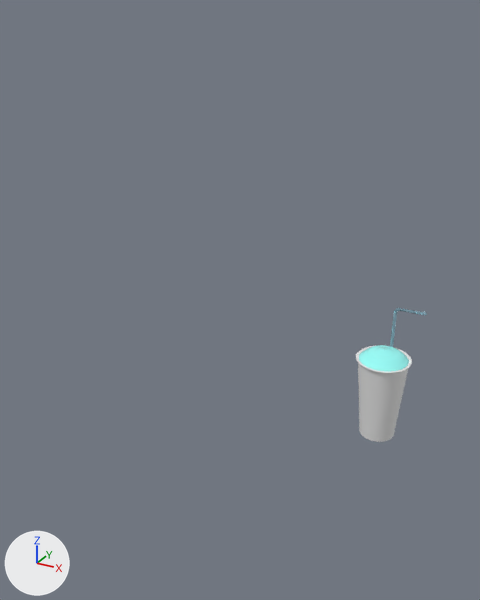
Before and after pictures for a commit that changed the FBX model Assets/Monster/Slush.fbx.
One viewpoint serves both versions: a camera (50 mm lens) standing at (0.884, -1.357, 1.449) and looking at (0.025, 0.204, 0.669). The axes (+X, +Y, +Z) are drawn at lower left. The lights are the same throughout.
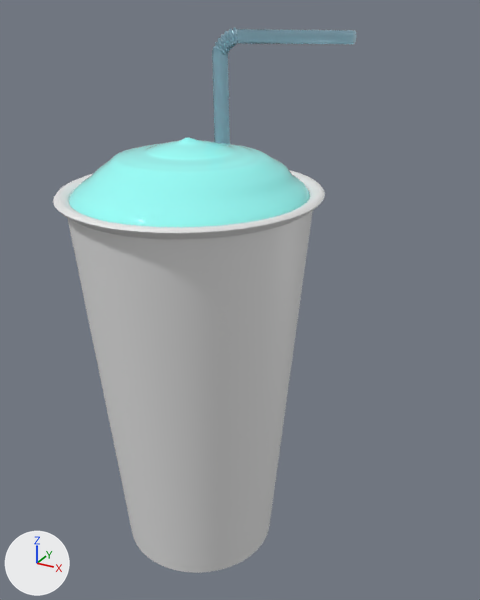
Patch to the scene script:
```diff
--- a/Assets/Monster/Slush.fbx.py
+++ b/Assets/Monster/Slush.fbx.py
@@ ob_cylinder003 @@
 ob_cylinder003 = bpy.data.objects.new('Cylinder003', me_mesh_001)
-ob_cylinder003.location = (0.327, 0.711, 0.031)
-ob_cylinder003.scale = (0.0256, 0.0256, 0.00113)
+ob_cylinder003.location = (-0.001, 0.0, 0.099)
+ob_cylinder003.scale = (0.0857, 0.0857, 0.00378)
@@ ob_cylinder002 @@
 ob_cylinder002 = bpy.data.objects.new('Cylinder002', me_mesh)
-ob_cylinder002.location = (0.327, 0.711, 0.002)
+ob_cylinder002.location = (0.0, 0.0, 0.001)
 ob_cylinder002.rotation_euler = (-0.00106, 0.0, 0.0)  # degrees (-0.1, 0, 0)
-ob_cylinder002.scale = (0.0247, 0.0247, 0.0254)
+ob_cylinder002.scale = (0.0828, 0.0828, 0.0851)
@@ ob_cylinder004 @@
 ob_cylinder004 = bpy.data.objects.new('Cylinder004', me_mesh_002)
-ob_cylinder004.location = (0.332, 0.777, 0.249)
-ob_cylinder004.rotation_euler = (-0.22, -1.18, 0.31)  # degrees (-13, -68, 18)
-ob_cylinder004.scale = (0.0517, 0.0429, 0.0455)
+ob_cylinder004.location = (0.004, 0.146, 0.63)
+ob_cylinder004.rotation_euler = (-0.22, -1.18, 0.92)  # degrees (-13, -68, 53)
+ob_cylinder004.scale = (0.173, 0.144, 0.152)
```

Changed parts and their boxes (x1, y1, x2, y2) in the pictures (480 x 600 px):
'Cylinder002', moved, rescaled (379% wider, 316% taller)
    before: (356, 346, 412, 442)
    after: (53, 170, 325, 573)
'Cylinder003', moved, rescaled
    before: (359, 345, 409, 371)
    after: (69, 137, 310, 227)
'Cylinder004', moved, turned, rescaled
    before: (390, 308, 427, 347)
    after: (212, 27, 356, 144)
